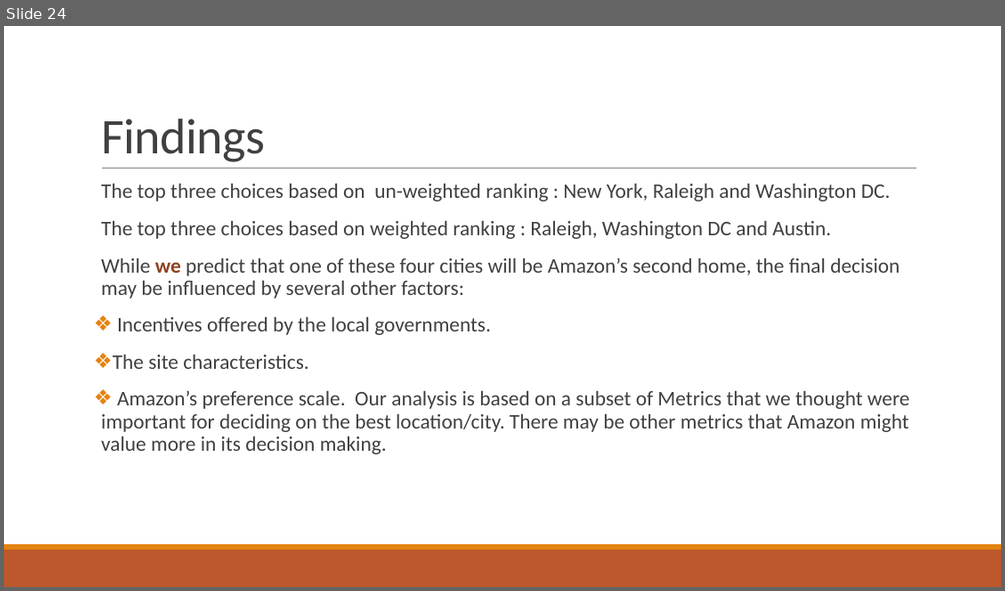
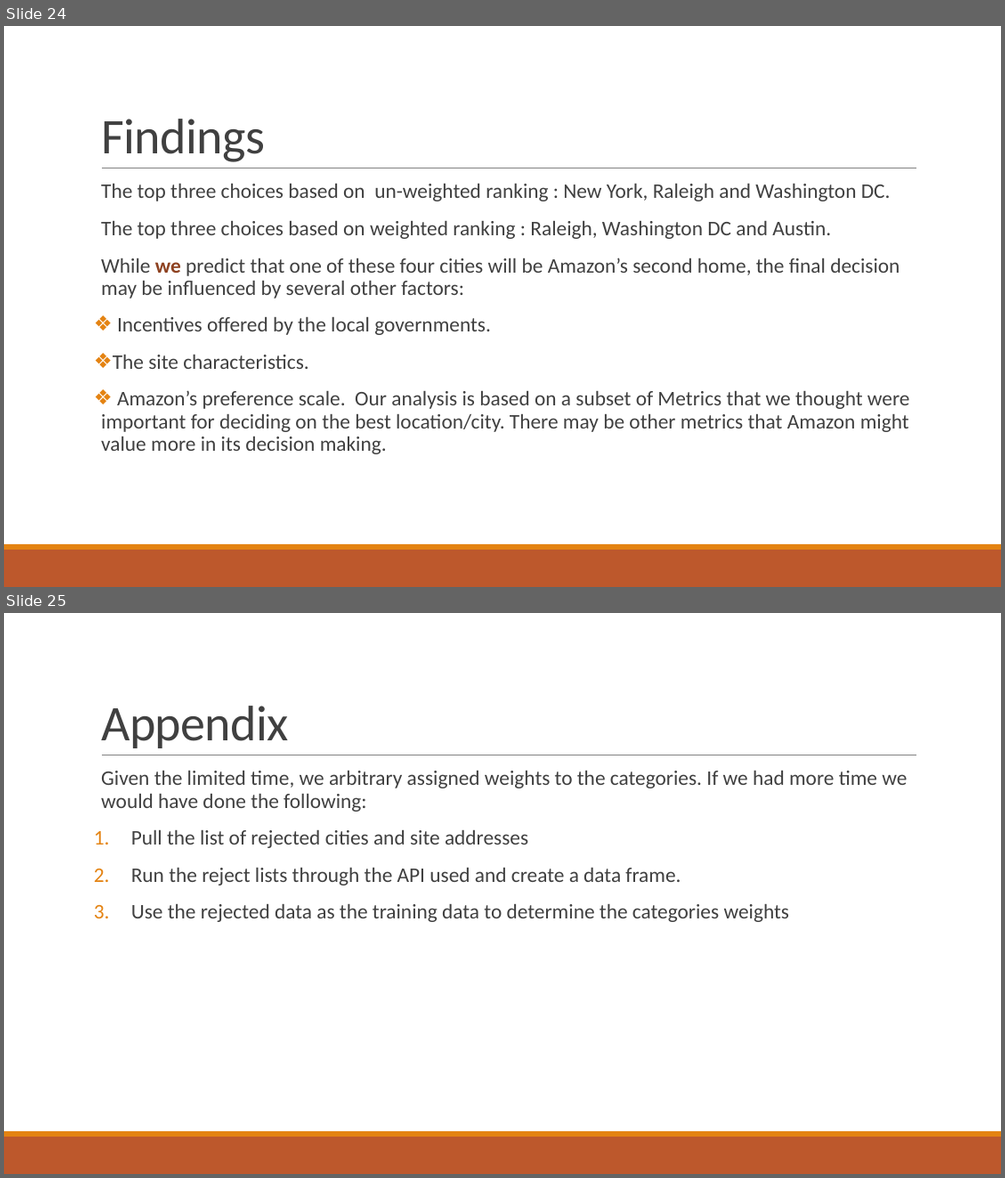
Before and after one commit to indranik/BC_Project1, a slide deck: Project1_Presentation.pptx. Shown one above the other, each under a label of ours: slide 24 before the commit, slides 24 and 25 after it. The pictures are 1005x591 and 1005x1178 pixels, drawn with LibreOffice and Linux fonts; fonts in the diff are those of the drawing. Boxes give left, top, right and bottom in pixels: in the first picture for what was removed or moved away, otherwise in the second. Text is boxed around its words. In the diff, an @@ line names an element or a change of style, - is before the commit and + after.

```diff
--- a/Project1_Presentation.pptx
+++ b/Project1_Presentation.pptx
@@ slide 25 added at [4,613,1001,1174], background #FFFFFF; not listed: 3 template elements that a slide beside it also shows @@
@@ title added at [101,706,289,748], 48 pt, text #404040 @@
+Appendix
@@ text added at [101,771,906,922], 20 pt, text #404040 @@
+  Given the limited time, we arbitrary assigned weights to the categories. If we had more time we would have done the following:
+1. Pull the list of rejected cities and site addresses
+2. Run the reject lists through the API used and create a data frame.
+3. Use the rejected data as the training data to determine the categories weights
```
Also in this commit, not shown: 1 slide changed, 3 other files.
